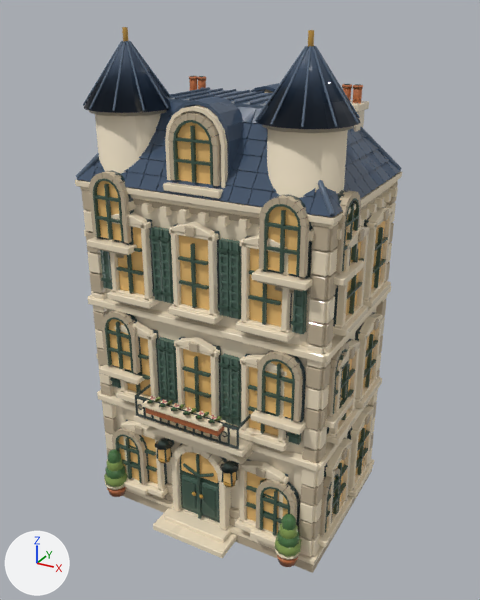
Before and after pictures for a commit that changed the Blender file art/blender-city/models/classic/villa_3/source.blend.
One viewpoint serves both versions: a camera (50 mm lens) standing at (1.08, -1.971, 1.815) and looking at (0.006, -0.018, 0.838). The lights are fixed; the arrows at lower left show +X, +Y and +Z. The picture after the commit comes second.

In view in the first picture: 'classic_villa_3_geometry'.
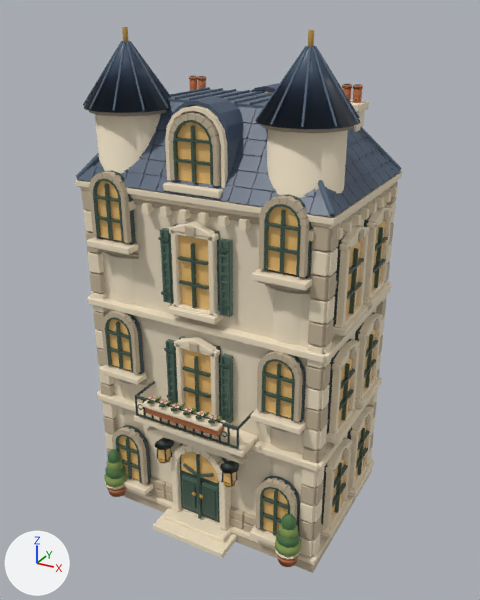
The change, as a list of edits to the scene's bpy script:
```text
Change me_classic_villa_3_mesh:
    used by ob_classic_villa_3_geometry; parent = ob_classic_villa_3; location = (0.0, 0.0, 0.0)
    remove me_classic_villa_3_mesh.from_pydata(...)  # 25714 vertices, 21912 faces; spans x -0.49..0.49, y -0.44..0.44, z 0.0..1.76
    add me_classic_villa_3_mesh.from_pydata(...)  # 21718 vertices, 18420 faces; spans x -0.49..0.49, y -0.44..0.44, z 0.0..1.76
    me_classic_villa_3_mesh part 1: 314 loose pieces with 3680 vertices, spanning x -0.48..0.48, y -0.34..-0.09, z 0.09..1.33, are deleted
    me_classic_villa_3_mesh part 2: 17 vertices moved within x -0.47..0.47, y -0.32..-0.1, z 0.13..0.95; 256 vertices removed from x -0.47..0.47, y -0.33..-0.1, z 0.09..1.17
    me_classic_villa_3_mesh part 3: 2 vertices moved within x 0.43..0.45, y -0.25, z 1.26; 30 vertices removed from x 0.43..0.47, y -0.25..-0.1, z 1.1..1.33
    me_classic_villa_3_mesh part 4: 18227 kept faces spanning x -0.49..0.49, y -0.44..0.44, z 0.0..1.76 get new texture (UV) coordinates
    other edits to the shape of me_classic_villa_3_mesh do not show in these pictures
```

Pixel boxes (x1, y1, x2, y2) of what changed, in the pictures (480 x 600 px):
part 1 of me_classic_villa_3_mesh, deleted (beige)
    before: (84, 190, 364, 547)
part 2 of me_classic_villa_3_mesh, cut back
    before: (110, 226, 351, 525)
    after: (120, 291, 287, 482)
part 3 of me_classic_villa_3_mesh, cut back
    before: (336, 190, 360, 250)
part 4 of me_classic_villa_3_mesh, surface changed
    both: (76, 44, 389, 566)
